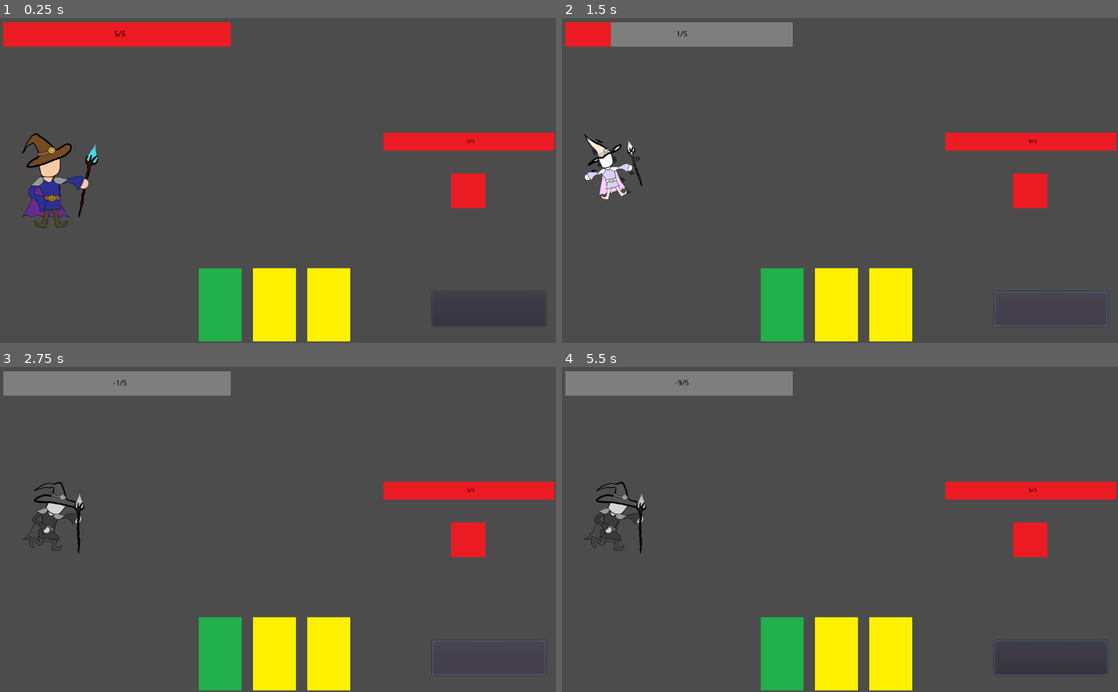
Above: before the commit, frames 1-4 (two rows, left to right).
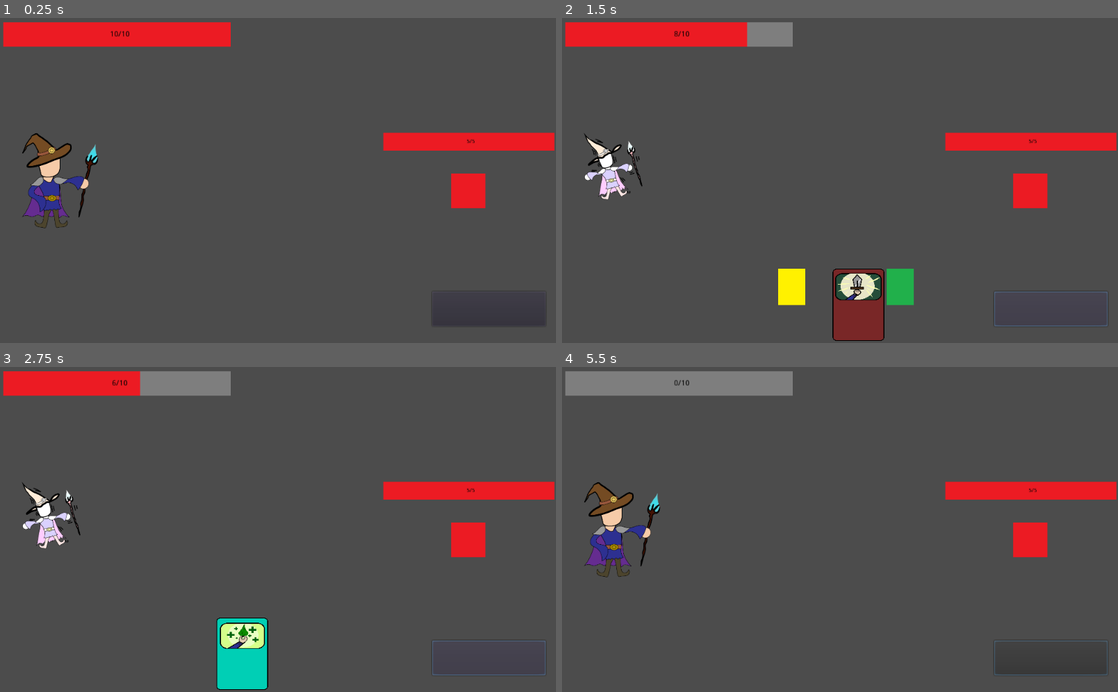
Above: after the commit, the same moments.

Repository: gologo-path/GameProject
Game: Godot game, scene res://scenes/Main.tscn
Two runs of this game, one before a commit and one after it. Both use one fixed random seed, a clock stepped at 60 frames per second and the inputs below. The engine's default icon, where the game draws it, is replaced by a stand-in: a white triangle on a blue panel in a dark square.
Inputs (mouse positions are in pixels of both pictures, inside the frame that each line leads up to):
- Up to frame 1 (0.25 s): no input
- Up to frame 2 (1.5 s): click (1051, 310) at 0.5 s; click (1051, 310) at 1.25 s
- Up to frame 3 (2.75 s): click (489, 659) at 2 s
- Up to frame 4 (5.5 s): tap Enter at 2.75, 4.25 s; move the mouse to (962, 513) at 2.77 s; click (962, 513) at 2.92 s; tap Space at 3.5, 5 s; move the mouse to (728, 545) at 3.52 s; click (728, 545) at 3.67 s; move the mouse to (895, 458) at 4.27 s; click (895, 458) at 4.42 s; move the mouse to (812, 594) at 5.02 s; click (812, 594) at 5.17 s

The runs differ from the first frame. In frame 1, 5.3% of the frame differs, in the area x 19-63%, y 3-100%; in frame 2, 7.7%; in frame 3, 8.7%, in the area x 0-63%, y 1-100%; in frame 4, 7.2%.
Error after the commit: Invalid call. Nonexistent function 'get_texture_path' in base 'Nil'. (res://scripts/Card.gd:18)

Commit message:
Working prototype, if deck is empty then null pointer ex

Diff:
--- a/scenes/Card.tscn
+++ b/scenes/Card.tscn
@@ -1,12 +1,11 @@
-[gd_scene load_steps=3 format=2]
+[gd_scene load_steps=2 format=2]
 
-[ext_resource path="res://assets/1.png" type="Texture" id=1]
 [ext_resource path="res://scripts/Card.gd" type="Script" id=2]
 
 [node name="Node2D" type="Node2D"]
 
 [node name="Sprite" type="Sprite" parent="."]
+position = Vector2( -3.1748, 1.5874 )
 scale = Vector2( 0.5, 0.5 )
-texture = ExtResource( 1 )
 centered = false
 script = ExtResource( 2 )
--- a/scenes/Cards.tscn
+++ b/scenes/Cards.tscn
@@ -1,15 +1,6 @@
-[gd_scene load_steps=3 format=2]
+[gd_scene load_steps=2 format=2]
 
-[ext_resource path="res://scenes/Card.tscn" type="PackedScene" id=1]
 [ext_resource path="res://scripts/Cards.gd" type="Script" id=2]
 
 [node name="Node2D" type="Node2D"]
 script = ExtResource( 2 )
-
-[node name="Node2D" parent="." instance=ExtResource( 1 )]
-
-[node name="Node2D2" parent="." instance=ExtResource( 1 )]
-position = Vector2( 200, 0 )
-
-[node name="Node2D3" parent="." instance=ExtResource( 1 )]
-position = Vector2( 400, 0 )
--- a/scenes/Main.tscn
+++ b/scenes/Main.tscn
@@ -12,7 +12,7 @@
 script = ExtResource( 4 )
 
 [node name="Cards" parent="." instance=ExtResource( 3 )]
-position = Vector2( 366, 462 )
+position = Vector2( 300, 462 )
 scale = Vector2( 0.5, 0.5 )
 
 [node name="Enemy" parent="." groups=[
--- a/scripts/Card.gd
+++ b/scripts/Card.gd
@@ -1,8 +1,7 @@
 extends Sprite
 
 const enum_types = preload("res://scripts/TypeCardEnum.gd").TypeCard
-var card = preload("res://scripts/CardClass.gd").CardClass.new()
-
+var card
 
 func _input(event):
 	if event is InputEventMouseButton and event.pressed and event.button_index == BUTTON_LEFT:
@@ -11,4 +10,9 @@
 			card.set_child_index(get_parent().get_index())
 
 func _ready():
-	card.init(enum_types.ATTACK,3)
+	pass
+
+func set_card(card):
+	self.card = card
+	scale = Vector2(0.31,0.25)
+	self.texture = load(card.get_texture_path())
--- a/scripts/CardClass.gd
+++ b/scripts/CardClass.gd
@@ -2,11 +2,12 @@
 	var damage = 0
 	var type = 0
 	var child_index = 0
+	var texture_path = ""
 
-	func init(type,damage):
+	func _init(type,damage,texture_path):
 		self.damage = damage
 		self.type = type
-		self.child_index = child_index
+		self.texture_path = texture_path
 
 	func get_damage():
 		return damage
@@ -14,6 +15,9 @@
 	func get_type():
 		return type
 
+	func get_texture_path():
+		return texture_path
+
 	func set_child_index(childe_index):
 		self.child_index = childe_index
 
--- a/scripts/Cards.gd
+++ b/scripts/Cards.gd
@@ -1,9 +1,8 @@
 extends Node2D
 
-var rng = RandomNumberGenerator.new()
-var img = preload("res://assets/3.png")
+signal card_selected(card)
 
-signal card_selected(card)
+onready var card_scene = preload("res://scenes/Card.tscn")
 
 func card_selected(card):
 	emit_signal("card_selected",card)
@@ -11,21 +10,18 @@
 func destroy_card(index):
 	remove_child(get_child(index))
 
-func rand_card():
-	var my_random_number = rng.randi_range(0, 3)
-	if(my_random_number == 1):
-		var mysprite = get_node("Node2D/Sprite")
-		mysprite.set_texture(img)
-	if(my_random_number == 2):
-		var mysprite = get_node("Node2D2/Sprite")
-		mysprite.set_texture(img)
-	if(my_random_number == 3):
-		var mysprite = get_node("Node2D3/Sprite")
-		mysprite.set_texture(img)
+func add_card(card):
+	var new_card = card_scene.instance()
+	add_child(new_card)
+	new_card.position = Vector2(200*get_child_count(),0)
+	new_card.get_child(0).set_card(card)
 
+func clear_hand():
+	for child in get_children():
+		remove_child(child)
 
 func _ready():
-	rand_card()
+	pass
 
 func _process(delta):
 	pass
--- a/scripts/Main.gd
+++ b/scripts/Main.gd
@@ -1,30 +1,42 @@
 extends Node2D
 
-var enemy_selected = false # stub, change at enemy_id later
 var card = null
 var used = false # bool flag to save state of selected card, if true then card removed from hand and flag turned to false
 const enum_types = preload("res://scripts/TypeCardEnum.gd").TypeCard
+var CardClass = preload("res://scripts/CardClass.gd").CardClass
 
-var max_helth = 5
-var helth = max_helth
+var flag = false
+
+var cards_collection = [
+	CardClass.new(enum_types.ATTACK,2,"res://assets/священная заточка карточка.png"),
+	CardClass.new(enum_types.ATTACK,2,"res://assets/священная заточка карточка.png"),
+	CardClass.new(enum_types.ATTACK,2,"res://assets/священная заточка карточка.png"),
+	CardClass.new(enum_types.DEFENS,-2,"res://assets/подорожник.png"),
+	CardClass.new(enum_types.DEFENS,-2,"res://assets/подорожник.png"),
+	CardClass.new(enum_types.ALL,2,"res://assets/1.png"),
+	CardClass.new(enum_types.ALL_ENEMIES,2,"res://assets/3.png")
+]
+var player = preload("res://scripts/PlayerClass.gd").PlayerClass.new(10,10,cards_collection)
+var deck = preload("res://scripts/Deck.gd").DeckClass.new(cards_collection)
 
 func get_max_helth():
-	return max_helth
+	return player.get_max_helth()
 func get_current_helth():
-	return helth
+	return player.get_current_helth()
 
 func get_damage(damage):
-	helth -= damage
-	print ("geted %d damage" % damage)
-	$Sprite.texture = load("res://assets/animations/Player/Damaged.png")
-	$Timer.start()
-	if helth <= 0:
-		$Sprite.texture = load("res://assets/animations/Player/Dead.png")
-		$Timer.stop()
-		print("killed")
+	player.get_damage(damage)
+	if damage > 0:
+		$Sprite.texture = load("res://assets/animations/Player/Damaged.png")
+		$Timer.start()
 
 func _ready():
-	pass
+	player.connect("killed",self,"_on_Player_killed")
+
+
+func _on_Player_killed():
+	$Sprite.texture = load("res://assets/animations/Player/Dead.png")
+	$Button.disabled = true
 
 func _on_Node2D_card_selected(card):
 	self.card = card
@@ -74,9 +86,16 @@
 
 
 func _on_Button_pressed():
-	for enemy in get_tree().get_nodes_in_group("all_enemies"):
-		if enemy != null:
-			if enemy.get_current_helth() > 2:
-				self.get_damage(enemy.get_strenght())
-			else:
-				enemy.get_damage(-enemy.get_strenght())
+	if flag:
+		for enemy in get_tree().get_nodes_in_group("all_enemies"):
+			if enemy != null:
+				if enemy.get_current_helth() > 2:
+					self.get_damage(enemy.get_strenght())
+				else:
+					enemy.get_damage(-enemy.get_strenght())
+	else:
+		flag = true
+	$Cards.clear_hand()
+	$Cards.add_card(deck.get_card())
+	$Cards.add_card(deck.get_card())
+	$Cards.add_card(deck.get_card())
--- a/scripts/PlayerClass.gd
+++ b/scripts/PlayerClass.gd
@@ -23,7 +23,6 @@
 	func set_deck(deck):
 		self.deck = deck
 
-
 	func get_damage(damage):
 		helth -= damage
 		if helth <= 0:
Binary file added: assets/подорожник.png
Not shown, added: assets/подорожник.png.import
Binary file added: assets/священная заточка карточка.png
Not shown, added: assets/священная заточка карточка.png.import
